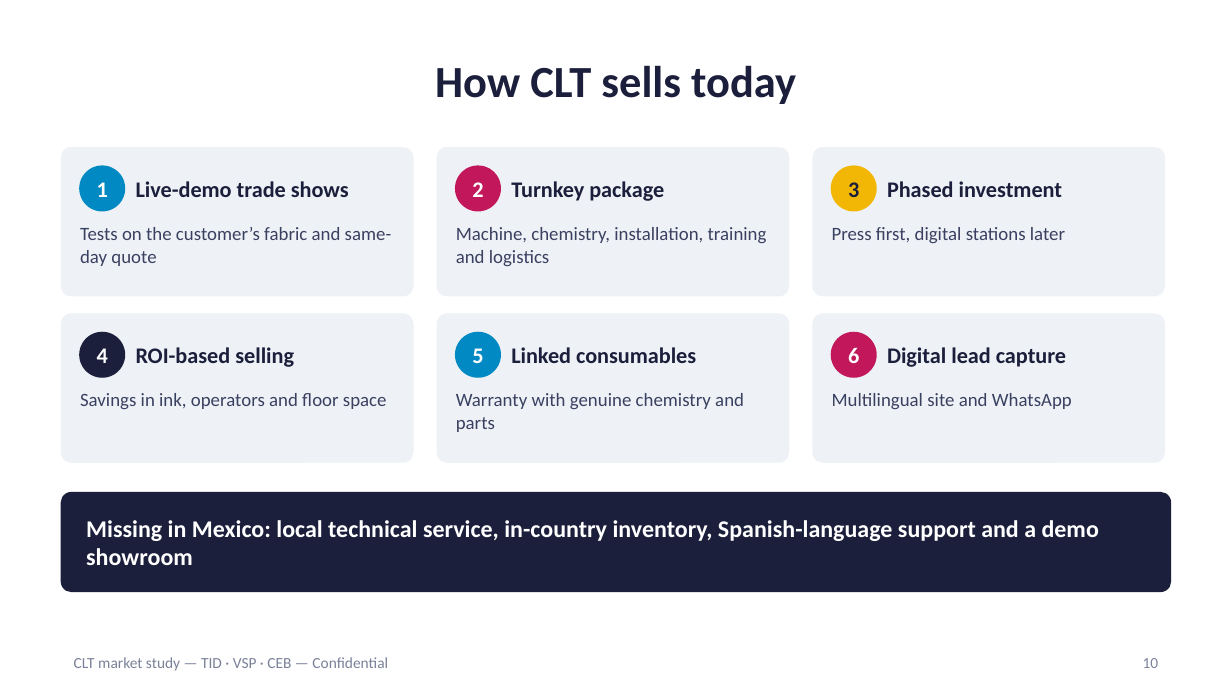
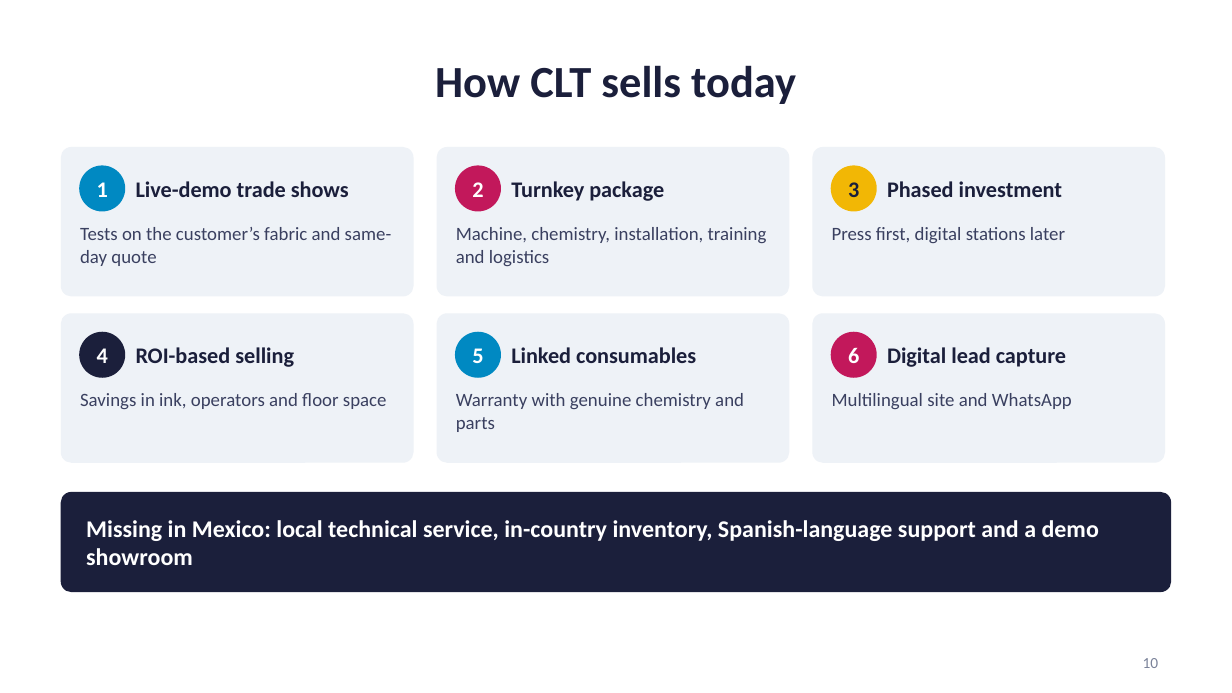
Before and after one commit to carlosmoreno793508/Cosas-Carlos, a slide deck: slide 10 of propuesta-clt/CLT_Market_Study_Mexico_Latam_EN.pptx. Drawn at 1232x693 pixels with LibreOffice and Linux fonts; fonts in the diff are those of the drawing. Boxes give left, top, right and bottom in pixels: in the first picture for what was removed or moved away, otherwise in the second. Text is boxed around its words. In the diff, an @@ line names an element or a change of style, - is before the commit and + after.

```diff
--- a/propuesta-clt/CLT_Market_Study_Mexico_Latam_EN.pptx
+++ b/propuesta-clt/CLT_Market_Study_Mexico_Latam_EN.pptx
@@ text removed at bbox=[74, 657, 388, 671] @@
-CLT market study — TID · VSP · CEB — Confidential
```
Also in this commit, not shown: 28 other slides changed, 6 other files.
